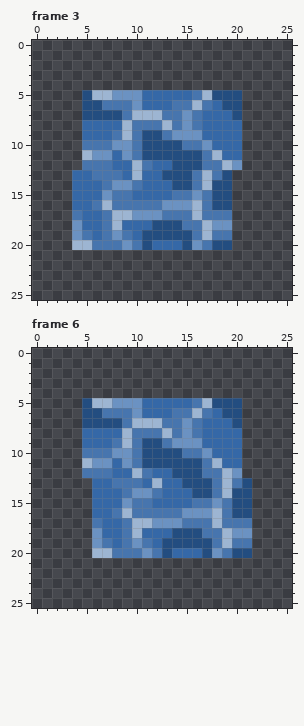
Two states of a pixel-art file, assets/water.aseprite. Above: the version before the commit.
26x26 pixels, 6 frames. Shown: frame 3, frame 6. The commit also changed other frames, which this record leaves out.
After:
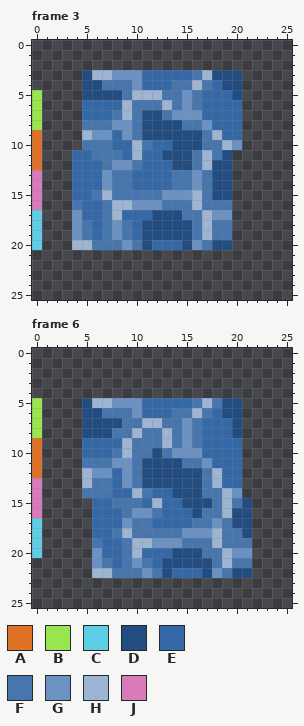
Palette (. is transparent): A #df7126  B #99e550  C #5fcde4  D #234d80  E #3568a7  F #4775ae  G #6b92c2  H #9db5d2  J #d77bba
The edit:
--- frame 3
@@ x 0..25 @@
  2 ..........................
- 3 ..........................
- 4 ..........................
- 5 .....DHHGGGEEEEEFHDDD.....
- 6 .....DDFFFGEEEFFHFEDD.....
- 7 .....DDDDFHHHFFGFEEED.....
- 8 .....EEEEHFFFHFGFEEEE.....
- 9 .....EEEFHFDDFGGGEEEE.....
-10 .....FFFGGFDDDDFFGEEE.....
-11 .....HGGEGFDDDDDDFHEE.....
-12 .....FFFEEHFEEDDDFFHG.....
-13 ....EEFFFEHEEDDDFHFD......
-14 ....EEEFGGFEEEDDFHDD......
-15 ....EEEGFFEEEEFFGFDD......
-16 ....EEFHFFFFFGGGHFDD......
-17 ....FEEFHHGGGFFFHFFF......
-18 ....GEEFHEEEDDDFFHGG......
-19 ....GFEFGFEDDDDDFHFF......
-20 ....HHFFFGFDEEEDGFDD......
+ 3 .....DHHGGGEEEEEFHDDD.....
+ 4 .....DDFFFGEEEFFHFEDD.....
+ 5 B....DDDDFHHHFFGFEEED.....
+ 6 B....EEEEHFFFHFGFEEEE.....
+ 7 B....EEEFHFDDFGGGEEEE.....
+ 8 B....FFFGGFDDDDFFGEEE.....
+ 9 A....HGGEGFDDDDDDFHEE.....
+10 A....FFFEEHFEEDDDFFHG.....
+11 A...EEFFFEHEEDDDFHFD......
+12 A...EEEFGGFEEEDDFHDD......
+13 J...EEEGFFEEEEFFGFDD......
+14 J...EEEGFFEEEEFFGFDD......
+15 J...EEFHFFFFFGGGHFDD......
+16 J...FEEFHHGGGFFFHFFF......
+17 C...GEEFHEEEDDDFFHGG......
+18 C...GFEFGFEDDDDDFHFF......
+19 C...GFEFGFEDDDDDFHFF......
+20 C...HHFFFGFDEEEDGFDD......
 21 ..........................
--- frame 6
@@ x 0..25 @@
  4 ..........................
- 5 .....DHHGGGEEEEEFHDDD.....
- 6 .....DDFFFGEEEFFHFEDD.....
- 7 .....DDDDFHHHFFGFEEED.....
- 8 .....EEEEHFFFHFGFEEEE.....
- 9 .....EEEFHFDDFGGGEEEE.....
-10 .....FFFGGFDDDDFFGEEE.....
-11 .....HGGEGFDDDDDDFHEE.....
-12 .....FFFEEHFEEDDDFFHG.....
-13 ......EEFFFEHEEDDDFHFD....
-14 ......EEEFGGFEEEDDFHDD....
-15 ......EEEGFFEEEEFFGFDD....
-16 ......EEFHFFFFFGGGHFDD....
-17 ......FEEFHHGGGFFFHFFF....
-18 ......GEEFHEEEDDDFFHGG....
-19 ......GFEFGFEDDDDDFHFF....
-20 ......HHFFFGFDEEEDGFDD....
-21 ..........................
-22 ..........................
+ 5 B....DHHGGGEEEEEFHFDD.....
+ 6 B....DDFFFGEEEFFHFEDD.....
+ 7 B....DDDDFFHHFFGFEEED.....
+ 8 B....DDDFFHFFHFGFEEED.....
+ 9 A....EEEEHFFFHFGFEEEE.....
+10 A....EEEFHFFDFGGGEEEE.....
+11 A....FFFGGFDDDDFFGEEE.....
+12 A....HGGEGFDDDDDDFHEE.....
+13 J....HFFEGFDDDDDDFHEE.....
+14 J....FFFEEHFEEDDDFFHG.....
+15 J.....EEFFFEHEEDDDFHFD....
+16 J.....EEEFGGFEEEDFFHDD....
+17 C.....EEEGFFEEEEFFGFDD....
+18 C.....EEFHFFFFFGGGHFFD....
+19 C.....FEEFHHGGGFFFHFFF....
+20 C.....GEEFHEEEDDDFFHGG....
+21 ......GFEFGFEDDDDDFHFF....
+22 ......HHFFFGFDEEEDGFDD....
 23 ..........................
Pixel boxes of the changes (left, top, right, bottom) in both pictures:
changed: (32, 70, 242, 250)
changed: (32, 398, 252, 578)
